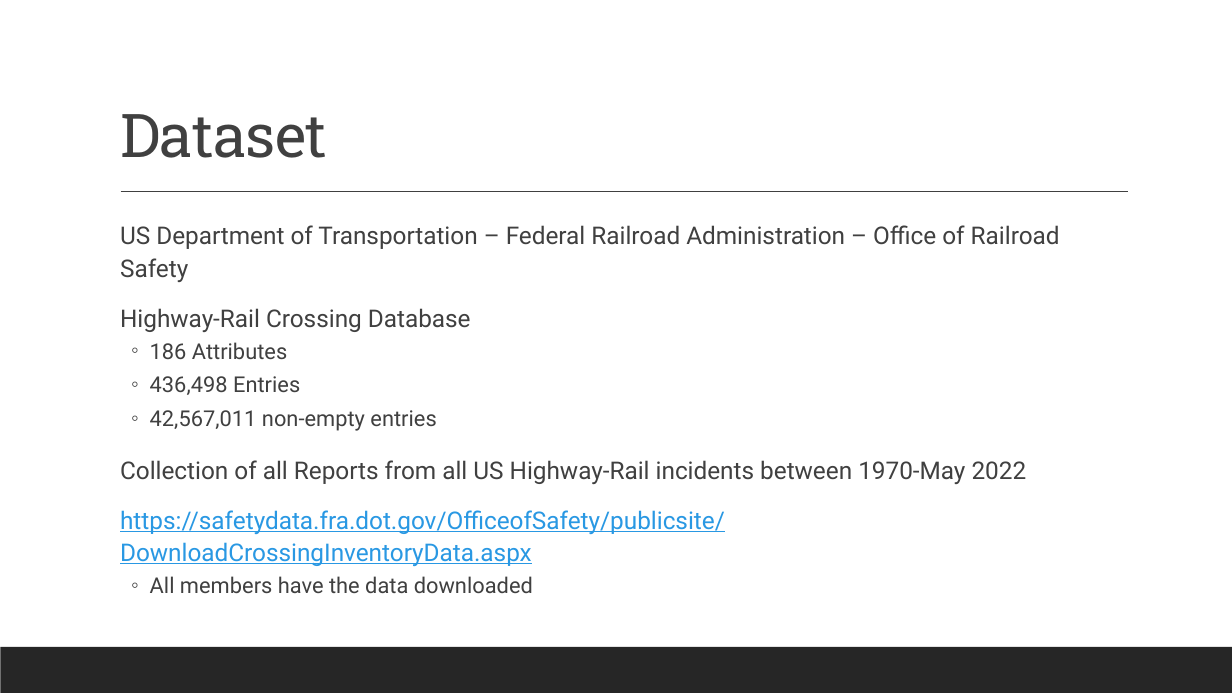
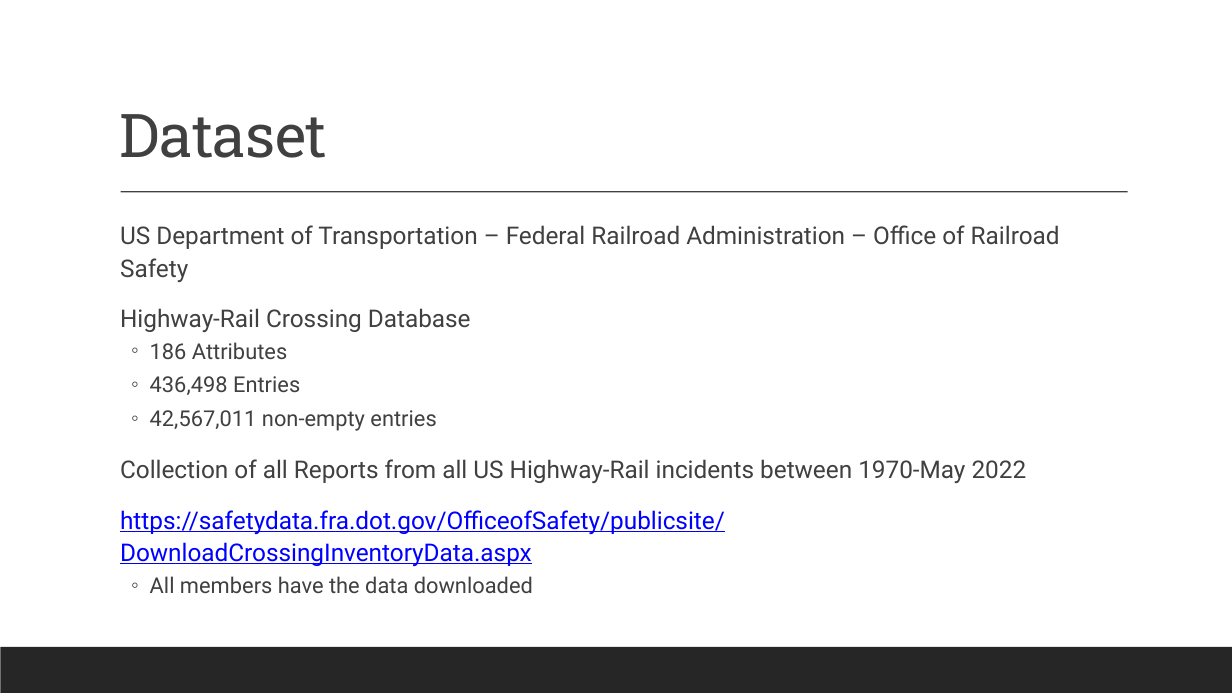
Before and after one commit to siegfrkn/csci5502-datamining-summer2022-group17, a slide deck: slide 5 of Group 17 - Part 1 Presentation - CSCI 5502.pptx. Drawn at 1232x693 pixels with LibreOffice and Linux fonts; fonts in the diff are those of the drawing. Boxes give left, top, right and bottom in pixels: in the first picture for what was removed or moved away, otherwise in the second. Text is boxed around its words. In the diff, an @@ line names an element or a change of style, - is before the commit and + after.

```diff
--- a/Group 17 - Part 1 Presentation - CSCI 5502.pptx
+++ b/Group 17 - Part 1 Presentation - CSCI 5502.pptx
@@ text at [120,342,725,593]: text colour #2998E3 to #0000FF in "https://safetydata.fra.dot.gov/OfficeofSafety/publicsite/Dow ..." @@
```
Also in this commit, not shown: 7 other slides changed, 1 slide added, 1 slide removed.
